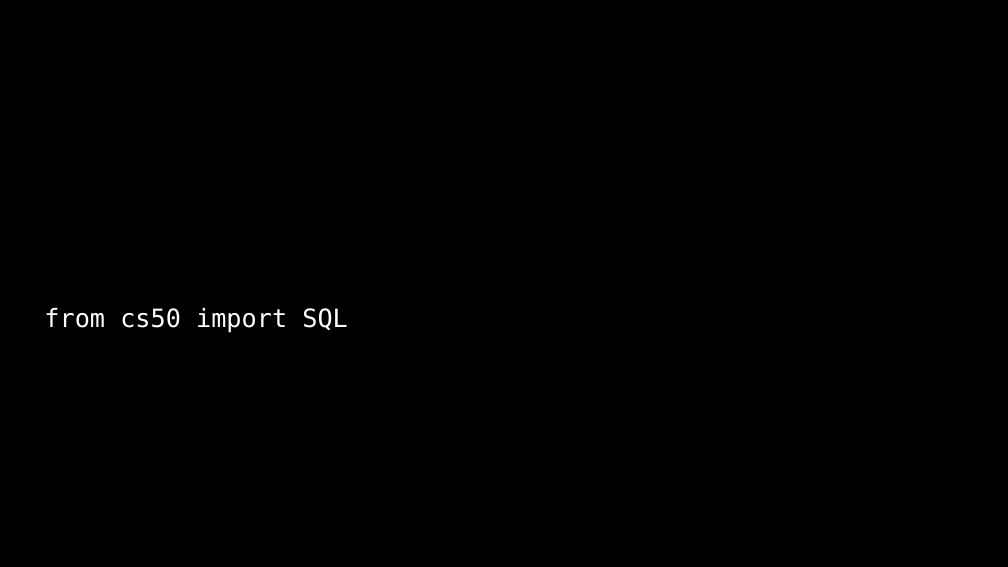
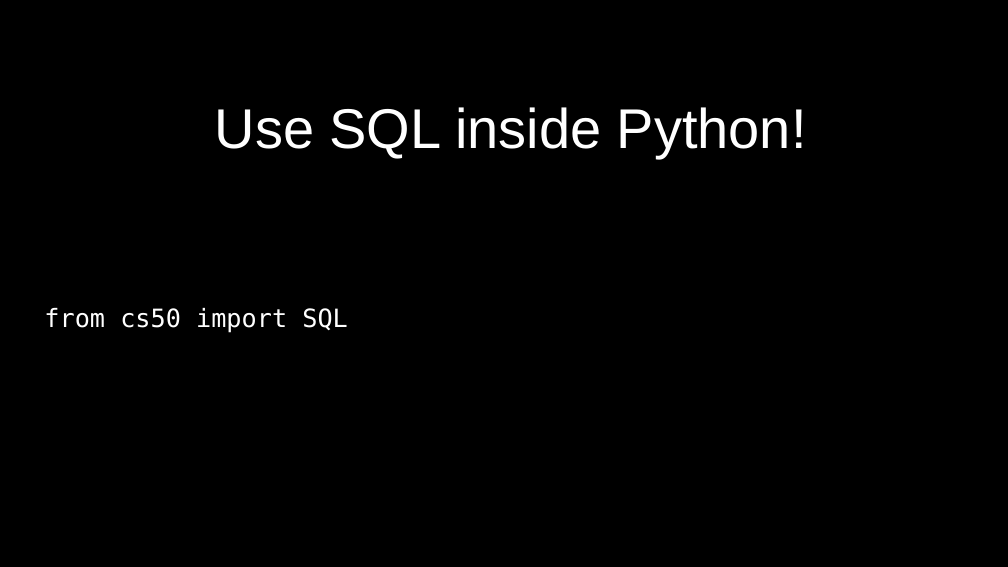
Before and after one commit to SQ4007-2025/website, a slide deck: slide 70 of lectures/slides_8.pptx (slide 68 before the commit). Drawn at 1008x567 pixels with LibreOffice and Linux fonts; fonts in the diff are those of the drawing. Boxes give left, top, right and bottom in pixels: in the first picture for what was removed or moved away, otherwise in the second. Text is boxed around its words. In the diff, an @@ line names an element or a change of style, - is before the commit and + after.

```diff
--- a/lectures/slides_8.pptx
+++ b/lectures/slides_8.pptx
@@ text added at <box>215,107,807,158</box>, 40 pt, text #FFFFFF @@
+Use SQL inside Python!
```
Also in this commit, not shown: 23 other slides changed, 4 slides added, 2 slides removed, 1 other file.
